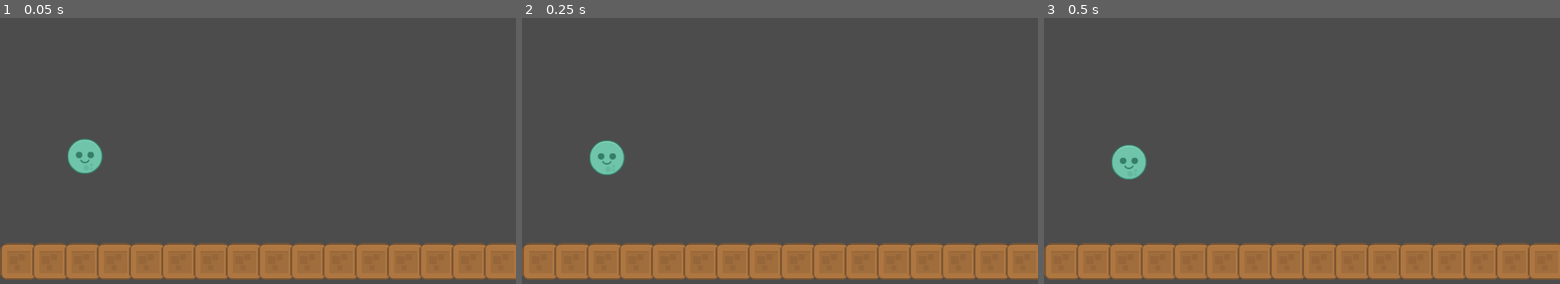
Above: before the commit, frames 1-3 (left to right).
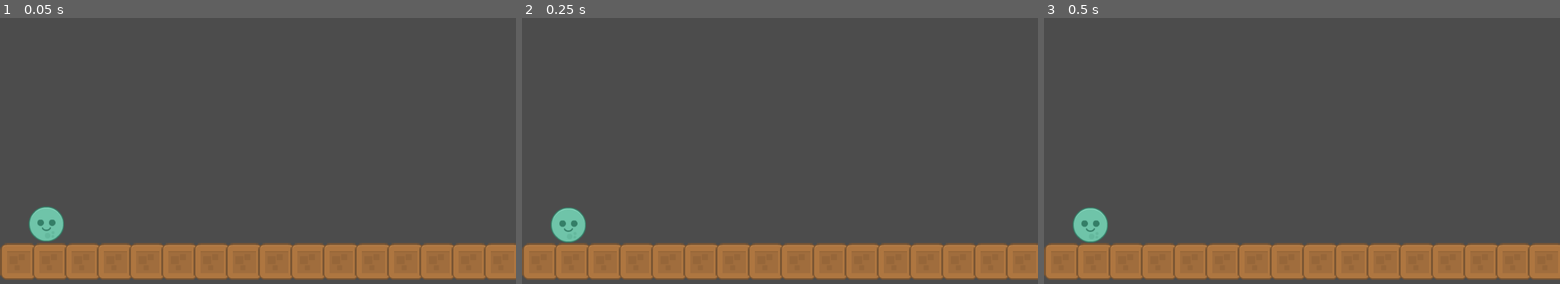
Above: after the commit, the same moments.

Repository: bsu-cs315/P1-ncbarber
Game: Godot game, scene res://src/Level.tscn
The game is run twice, just before and just after one commit, with the same random seed, the same clock (stepped at 60 frames per second) and the same inputs.
Inputs:
- Up to frame 1 (0.05 s): no input
- Up to frame 2 (0.25 s): no input
- Up to frame 3 (0.5 s): no input

The runs differ from the first frame. In frame 1, 1.4% of the frame differs, in the area x 5-20%, y 45-85%; in frame 2, 1.4%, in the area x 5-20%, y 46-85%; in frame 3, 1.4%.

Commit message:
Add up-arrow logic to increase angle

Diff:
--- a/project/project.godot
+++ b/project/project.godot
@@ -21,6 +21,18 @@
 "events": [ Object(InputEventKey,"resource_local_to_scene":false,"resource_name":"","device":0,"alt":false,"shift":false,"control":false,"meta":false,"command":false,"pressed":false,"scancode":32,"unicode":0,"echo":false,"script":null)
  ]
 }
+"increase angle"={
+"deadzone": 0.5,
+"events": [ Object(InputEventKey,"resource_local_to_scene":false,"resource_name":"","device":0,"alt":false,"shift":false,"control":false,"meta":false,"command":false,"pressed":false,"scancode":16777232,"unicode":0,"echo":false,"script":null)
+, Object(InputEventKey,"resource_local_to_scene":false,"resource_name":"","device":0,"alt":false,"shift":false,"control":false,"meta":false,"command":false,"pressed":false,"scancode":87,"unicode":0,"echo":false,"script":null)
+ ]
+}
+"decrease angle"={
+"deadzone": 0.5,
+"events": [ Object(InputEventKey,"resource_local_to_scene":false,"resource_name":"","device":0,"alt":false,"shift":false,"control":false,"meta":false,"command":false,"pressed":false,"scancode":16777234,"unicode":0,"echo":false,"script":null)
+, Object(InputEventKey,"resource_local_to_scene":false,"resource_name":"","device":0,"alt":false,"shift":false,"control":false,"meta":false,"command":false,"pressed":false,"scancode":83,"unicode":0,"echo":false,"script":null)
+ ]
+}
 
 [physics]
 
--- a/project/src/Ball.gd
+++ b/project/src/Ball.gd
@@ -1,8 +1,11 @@
 extends RigidBody2D
 
-var angle = -45
-var impulse = Vector2.RIGHT.rotated(deg2rad(angle)) * 250
+var angle = 0
 
-func _process(_delta):
+func _process(delta):
 	if Input.is_action_just_pressed("launch"):
+		var impulse = Vector2.RIGHT.rotated(deg2rad(angle)) * 250
 		apply_impulse(Vector2.ZERO, impulse)
+	if Input.is_action_pressed("increase angle"):
+		angle -= 20 * delta
+		print(angle)
--- a/project/src/Level.tscn
+++ b/project/src/Level.tscn
@@ -32,7 +32,7 @@
 [node name="Level" type="Node2D"]
 
 [node name="Ball" parent="." instance=ExtResource( 1 )]
-position = Vector2( 168.57, 275.23 )
+position = Vector2( 92.1563, 410.078 )
 
 [node name="TileMap" type="TileMap" parent="."]
 tile_set = SubResource( 2 )
